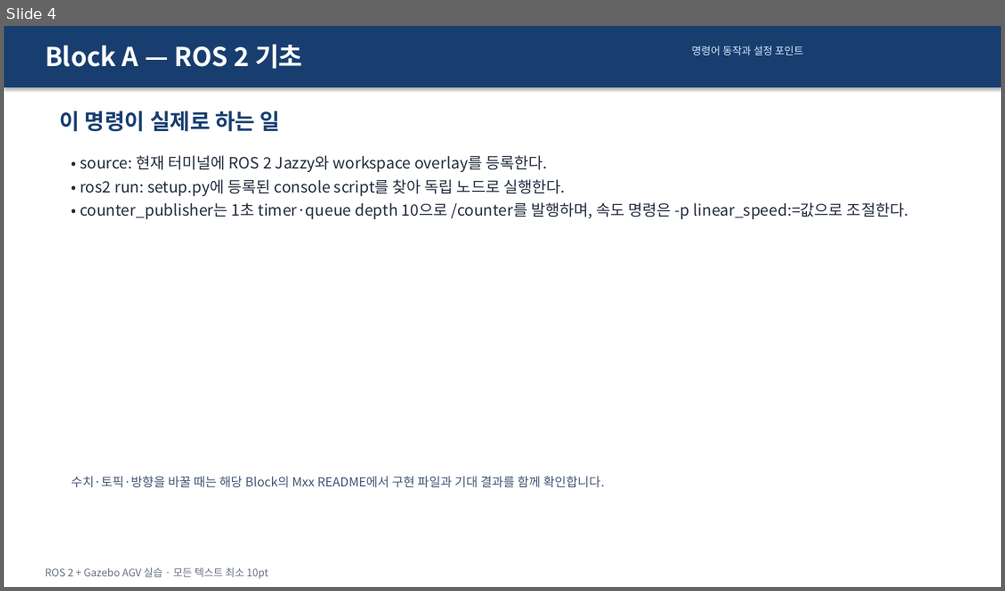
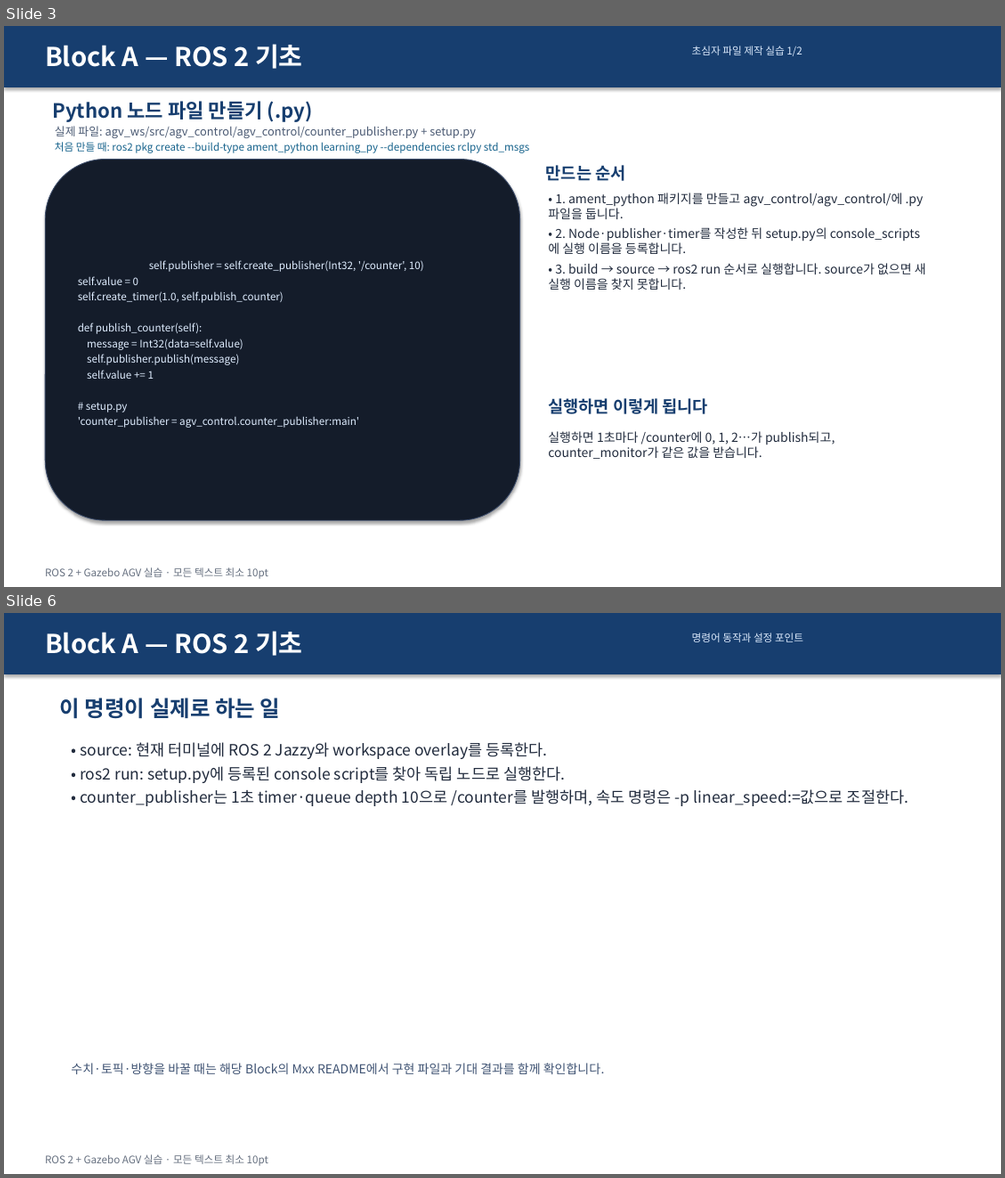
Before and after one commit to choimagon/ros2_curri, a slide deck: blocks/A_ros2_basics/Block_A_실습결과_명령어.pptx. Shown one above the other, each under a label of ours: slide 4 before the commit, slides 3 and 6 after it; the slides between them are not shown. The pictures are 1005x591 and 1005x1178 pixels, drawn with LibreOffice and Linux fonts; fonts in the diff are those of the drawing. Boxes give left, top, right and bottom in pixels: in the first picture for what was removed or moved away, otherwise in the second. Text is boxed around its words. In the diff, an @@ line names an element or a change of style, - is before the commit and + after.

Commit message:
Turn block presentations into beginner file creation lessons

```diff
--- a/blocks/A_ros2_basics/Block_A_실습결과_명령어.pptx
+++ b/blocks/A_ros2_basics/Block_A_실습결과_명령어.pptx
@@ slide 3 added at (x1=4, y1=26, x2=1001, y2=587), background #FFFFFF @@
@@ rectangle added at (x1=4, y1=26, x2=1001, y2=87), fill #173E6F @@
@@ text added at (x1=45, y1=44, x2=303, y2=69), 25 pt, text #FFFFFF, bold @@
+Block A — ROS 2 기초
@@ text added at (x1=692, y1=46, x2=801, y2=56), 10 pt, text #DCEAFC @@
+초심자 파일 제작 실습 1/2
@@ text added at (x1=52, y1=101, x2=313, y2=122), 19 pt, text #173E6F, bold @@
+Python 노드 파일 만들기 (.py)
@@ text added at (x1=55, y1=126, x2=476, y2=138), 11 pt, text #4C5B74 @@
+실제 파일: agv_ws/src/agv_control/agv_control/counter_publisher.py + setup.py
@@ text added at (x1=55, y1=142, x2=529, y2=153), 10 pt, text #17638C @@
+처음 만들 때: ros2 pkg create --build-type ament_python learning_py --dependencies rclpy std_msgs
@@ rounded rectangle added at (x1=45, y1=160, x2=520, y2=520), fill #141C2A, outline #40506E 0.75 pt, 10 pt, text #DFEDFF @@
+self.publisher = self.create_publisher(Int32, '/counter', 10)
+self.value = 0
+self.create_timer(1.0, self.publish_counter)
+def publish_counter(self):
+message = Int32(data=self.value)
+self.publisher.publish(message)
+self.value += 1
+# setup.py
+'counter_publisher = agv_control.counter_publisher:main'
@@ text added at (x1=546, y1=165, x2=625, y2=181), 16 pt, text #173E6F, bold @@
+만드는 순서
@@ text added at (x1=548, y1=192, x2=926, y2=289), 12 pt, text #212B3D @@
+• 1. ament_python 패키지를 만들고 agv_control/agv_control/에 .py 파일을 둡니다.
+• 2. Node·publisher·timer를 작성한 뒤 setup.py의 console_scripts에 실행 이름을 등록합니다.
+• 3. build → source → ros2 run 순서로 실행합니다. source가 없으면 새 실행 이름을 찾지 못합니다.
@@ text added at (x1=548, y1=398, x2=708, y2=414), 16 pt, text #173E6F, bold @@
+실행하면 이렇게 됩니다
@@ text added at (x1=548, y1=431, x2=834, y2=459), 12 pt, text #212B3D @@
+실행하면 1초마다 /counter에 0, 1, 2…가 publish되고, counter_monitor가 같은 값을 받습니다.
@@ text added at (x1=45, y1=567, x2=268, y2=579), 10 pt, text #667080 @@
+ROS 2 + Gazebo AGV 실습 · 모든 텍스트 최소 10pt
@@ what was slide 4 is now slide 6 @@
```
Also in this commit, not shown: 4 slides changed, 1 other slide added, 23 other files.
